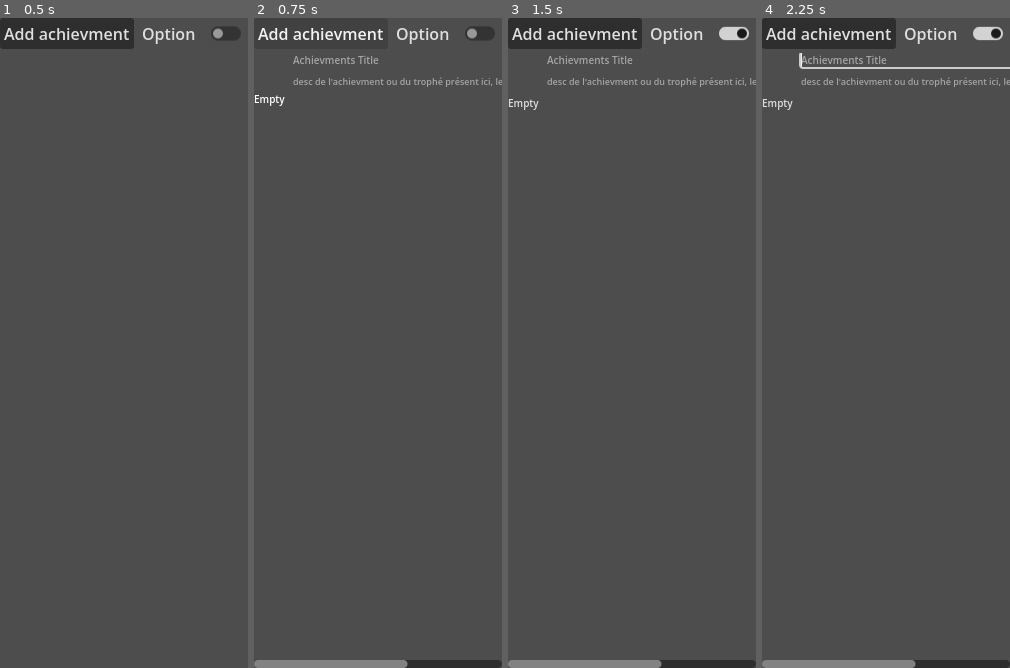
Above: before the commit, frames 1-4 (left to right).
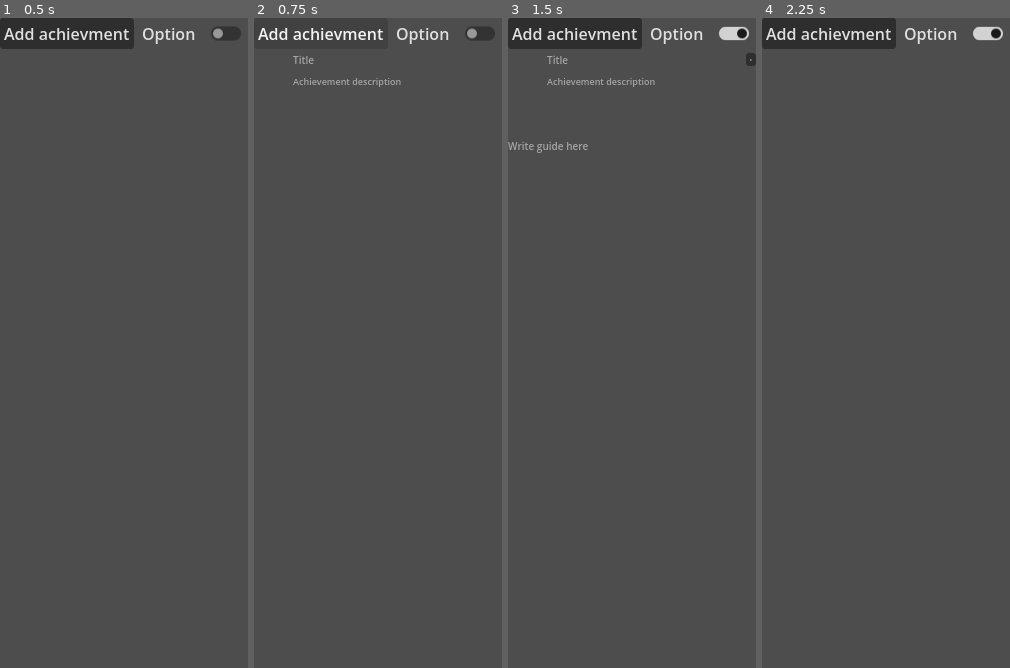
Above: after the commit, the same moments.

Repository: Giitto/achievements-static-solver
Game: Godot game, scene res://main.tscn
Same seed, same stepped clock (60 frames per second), same inputs: the game is played once before the commit and once after it.
Inputs (mouse positions are in pixels of both pictures, inside the frame that each line leads up to):
- Up to frame 1 (0.5 s): no input
- Up to frame 2 (0.75 s): click "Add achievment" at 0.5 s
- Up to frame 3 (1.5 s): click (733, 31) at 1.25 s
- Up to frame 4 (2.25 s): click (1005, 57) at 2 s, where only the run after the commit has a clickable "x"

Frame 1 is identical in both runs. In frame 2, 1.9% of the frame differs, in the area x 0-100%, y 5-100%; in frame 3, 2.1%; in frame 4, 2.1%.

Commit message:
Delete achievement
Added button to delete achievement, also better layout and changed default text

Diff:
--- a/Achievement/achievement_desc.gd
+++ b/Achievement/achievement_desc.gd
@@ -8,13 +8,16 @@
 @onready var title: LineEdit = $AchievementsDesc/Title/Title
 @onready var desciption_text_edit: TextEdit = $AchievementsDesc/Title/DesciptionTextEdit
 @onready var guide_detail: RichTextLabel = $GuideDetail
+@onready var delete_achievement_button: Button = $AchievementsDesc/DeleteAchievementButton
 @onready var guide_edit: TextEdit = $GuideEdit
 var bbcode_string: String = ""
 
 
 func _ready() -> void:
+	delete_achievement_button.visible = false
 	icon_click.size = icon.size
 	bbcode_string = guide_detail.text
+	guide_edit.visible = false
 	guide_edit.text = guide_detail.text
 
 	## Setting up default state of FileDialog
@@ -31,6 +34,7 @@
 	toggle_guide_text(act)
 	title.editable = act
 	desciption_text_edit.editable = act
+	delete_achievement_button.visible = act
 
 func toggle_guide_text(act : bool) -> void:
 	if act :
@@ -56,3 +60,15 @@
 
 func _on_image_selection_file_selected(path: String) -> void:
 	icon.texture = ImageTexture.create_from_image(Image.load_from_file(path))
+
+
+func _on_delete_achievement_button_pressed() -> void:
+	print("Oui")
+	var root = self.get_parent()
+	while root is not RootElement || root == null:
+		root = root.get_parent()
+
+	if root is RootElement:
+		root.troph_list.erase(self)
+		root.remove_child(self)
+		self.call_deferred("queue_free")
--- a/Achievement/achievement_desc.tscn
+++ b/Achievement/achievement_desc.tscn
@@ -26,18 +26,22 @@
 
 [node name="VBoxContainer" type="VBoxContainer" unique_id=438633510]
 custom_minimum_size = Vector2(248, 80)
-offset_right = 417.0
-offset_bottom = 43.0
+offset_right = 248.0
+offset_bottom = 112.0
+size_flags_horizontal = 0
 script = ExtResource("1_e1s4n")
 
 [node name="AchievementsDesc" type="HBoxContainer" parent="." unique_id=1093917953]
 layout_mode = 2
+size_flags_vertical = 0
 
 [node name="ImageSelection" type="FileDialog" parent="AchievementsDesc" unique_id=1549279237]
 
 [node name="Icon" type="TextureRect" parent="AchievementsDesc" unique_id=1203665057]
 custom_minimum_size = Vector2(35, 35)
 layout_mode = 2
+size_flags_horizontal = 0
+size_flags_vertical = 4
 expand_mode = 3
 
 [node name="IconClick" type="Button" parent="AchievementsDesc/Icon" unique_id=672957495]
@@ -50,33 +54,44 @@
 theme_override_styles/focus = SubResource("StyleBoxEmpty_8em7u")
 
 [node name="Title" type="VBoxContainer" parent="AchievementsDesc" unique_id=1477258093]
+custom_minimum_size = Vector2(0, 50)
 layout_mode = 2
+size_flags_horizontal = 3
 
 [node name="Title" type="LineEdit" parent="AchievementsDesc/Title" unique_id=1799281099]
 layout_mode = 2
+size_flags_vertical = 0
 tooltip_text = "Achievment title"
 theme_override_font_sizes/font_size = 10
 theme_override_styles/normal = SubResource("StyleBoxEmpty_s65w3")
 theme_override_styles/read_only = SubResource("StyleBoxEmpty_ed6cy")
-placeholder_text = "Achievments Title"
+placeholder_text = "Title"
 editable = false
 
 [node name="DesciptionTextEdit" type="TextEdit" parent="AchievementsDesc/Title" unique_id=459668278]
+custom_minimum_size = Vector2(0, 60)
 layout_mode = 2
-size_flags_vertical = 3
+size_flags_vertical = 8
 tooltip_text = "Achievement description/text"
 theme_override_font_sizes/font_size = 9
 theme_override_styles/normal = SubResource("StyleBoxEmpty_e1s4n")
 theme_override_styles/read_only = SubResource("StyleBoxEmpty_q3qpa")
-placeholder_text = "desc de l'achievment ou du trophé présent ici, le texte est sensé wrap si trop grand"
+placeholder_text = "Achievement description"
 editable = false
 wrap_mode = 1
 autowrap_mode = 2
-scroll_fit_content_height = true
-scroll_fit_content_width = true
+
+[node name="DeleteAchievementButton" type="Button" parent="AchievementsDesc" unique_id=2142336132]
+layout_mode = 2
+size_flags_horizontal = 8
+size_flags_vertical = 0
+theme_override_font_sizes/font_size = 3
+text = "x"
 
 [node name="GuideDetail" type="RichTextLabel" parent="." unique_id=379913460]
+custom_minimum_size = Vector2(0, 30)
 layout_mode = 2
+size_flags_vertical = 8
 tooltip_text = "Text zone used to put commentary, note and or guide for the achievment"
 theme_override_font_sizes/normal_font_size = 10
 theme_override_font_sizes/bold_font_size = 10
@@ -84,19 +99,20 @@
 theme_override_font_sizes/italics_font_size = 10
 theme_override_font_sizes/mono_font_size = 10
 bbcode_enabled = true
-text = "Empty"
 fit_content = true
 
 [node name="GuideEdit" type="TextEdit" parent="." unique_id=782389217]
 visible = false
+custom_minimum_size = Vector2(0, 30)
 layout_mode = 2
+size_flags_vertical = 8
 theme_override_font_sizes/font_size = 10
 theme_override_styles/normal = SubResource("StyleBoxEmpty_4qs1n")
 theme_override_styles/read_only = SubResource("StyleBoxEmpty_txc05")
-text = "Empty"
-placeholder_text = "Write here"
+placeholder_text = "Write guide here"
 editable = false
 wrap_mode = 1
-scroll_fit_content_height = true
+scroll_fit_content_width = true
 
 [connection signal="file_selected" from="AchievementsDesc/ImageSelection" to="." method="_on_image_selection_file_selected"]
+[connection signal="pressed" from="AchievementsDesc/DeleteAchievementButton" to="." method="_on_delete_achievement_button_pressed"]
--- a/main.gd
+++ b/main.gd
@@ -1,8 +1,9 @@
 extends VBoxContainer
+class_name RootElement
 
 @onready var main: VBoxContainer = $"."
 @onready var menu_button: MenuButton = $VBoxContainer/MenuButton
-@onready var achievment_box: VBoxContainer = $ScrollContainer/AchievmentBox
+@onready var achievement_box: VBoxContainer = $ScrollContainer/AchievementBox
 
 var is_edit_on :bool = false
 
@@ -15,11 +16,10 @@
 		add_child(ach.instantiate())
 
 
-func _on_add_achivement_button_pressed() -> void:
+func _on_add_achievement_button_pressed() -> void:
 	var ui_scene = preload("res://Achievement/achievement_desc.tscn")
 	var ui_instance : Achievement = ui_scene.instantiate()
-	#ui_instance.toggle_edit(is_edit_on)
-	achievment_box.add_child(ui_instance)
+	achievement_box.add_child(ui_instance)
 	troph_list.append(ui_instance)
 
 func _on_option_item_selected(index: int) -> void:
--- a/main.tscn
+++ b/main.tscn
@@ -13,7 +13,7 @@
 clip_contents = true
 layout_mode = 2
 
-[node name="addAchivementButton" type="Button" parent="VBoxContainer" unique_id=1917735730]
+[node name="addAchievementButton" type="Button" parent="VBoxContainer" unique_id=1917735730]
 layout_mode = 2
 text = "Add achievment"
 
@@ -33,8 +33,8 @@
 custom_minimum_size = Vector2(0, 615)
 layout_mode = 2
 
-[node name="AchievmentBox" type="VBoxContainer" parent="ScrollContainer" unique_id=283068075]
+[node name="AchievementBox" type="VBoxContainer" parent="ScrollContainer" unique_id=283068075]
 layout_mode = 2
 
-[connection signal="pressed" from="VBoxContainer/addAchivementButton" to="." method="_on_add_achivement_button_pressed"]
+[connection signal="pressed" from="VBoxContainer/addAchievementButton" to="." method="_on_add_achievement_button_pressed"]
 [connection signal="toggled" from="VBoxContainer/EditMode" to="." method="_on_edit_mode_toggled"]
Not shown, added: export_presets.cfg
Not shown, added: AchievementsStaticSolver.pck
